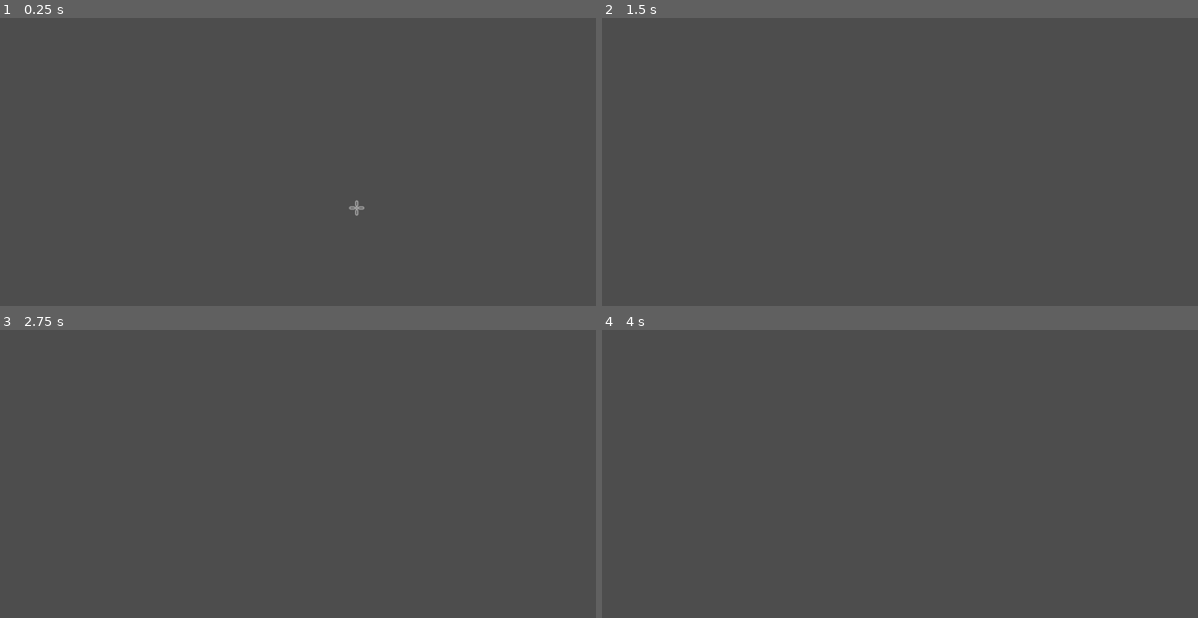
Above: before the commit, frames 1-4 (two rows, left to right).
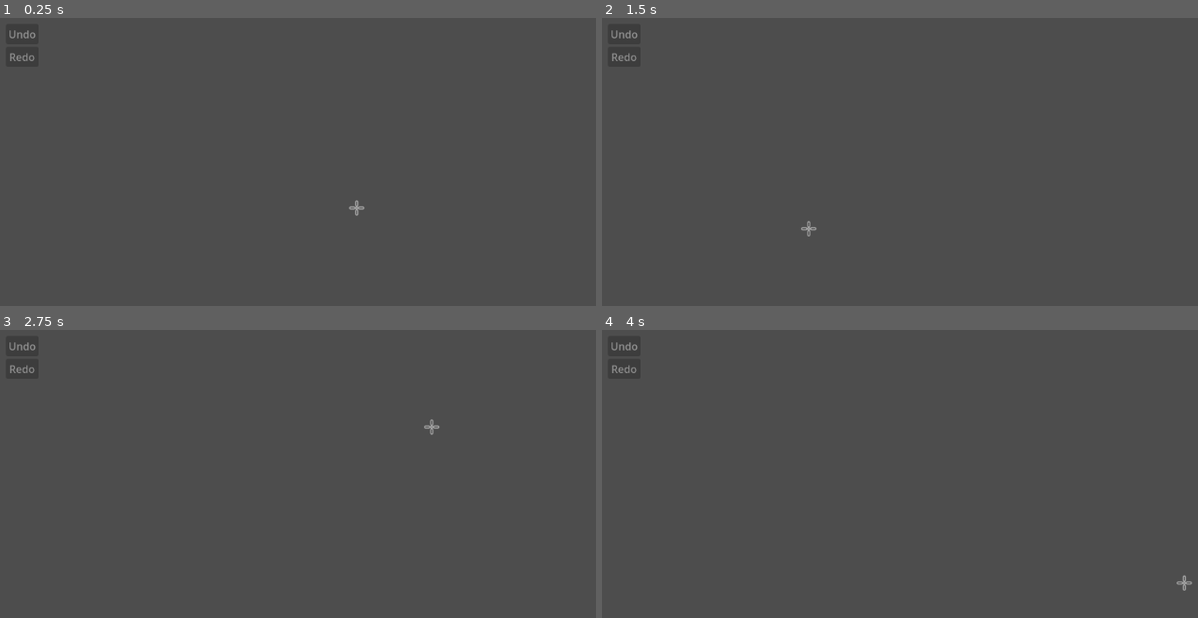
Above: after the commit, the same moments.

Repository: Ists-Cilveks/UNLWS-Renderer
Game: Godot game, scene res://Scripts/unlws_editor.tscn
Same seed, same stepped clock (60 frames per second), same inputs: the game is played once before the commit and once after it.
Inputs (mouse positions are in pixels of both pictures, inside the frame that each line leads up to):
- Up to frame 1 (0.25 s): no input
- Up to frame 2 (1.5 s): tap Enter (ui_accept) at 0.5, 0.77, 1.25 s; move the mouse to (1126, 187) at 0.52 s; move the mouse to (810, 228) at 1.27 s
- Up to frame 3 (2.75 s): tap Enter (ui_accept) at 1.52, 2 s; move the mouse to (429, 427) at 2.02 s
- Up to frame 4 (4 s): tap Enter (ui_accept) at 2.75, 3.02, 3.5, 3.77 s; move the mouse to (923, 603) at 2.77 s; move the mouse to (1186, 583) at 3.52 s

The runs differ from the first frame. In frame 1, less than 0.1% of the frame differs, in the area x 1-6%, y 4-15%; in frame 2, 0.1%, in the area x 1-36%, y 4-76%; in frame 3, 0.1%; in frame 4, 0.1%.

Commit message:
Add Undo_Redo and move selection outside the UILayer

Diff:
--- a/Scripts/Globals/EventBus.gd
+++ b/Scripts/Globals/EventBus.gd
@@ -1 +1,4 @@
 extends Node
+
+signal glyph_placed(glyph)
+signal glyph_name_selected(glyph_name)
--- /dev/null
+++ b/Scripts/Globals/UndoRedo.gd
@@ -0,0 +1,41 @@
+extends Node
+## A singleton for undo and redo actions.
+## In order to update button styling, call the custom functions
+## (commit_action_with_signals instead of commit_action etc.)
+## which send custom signals.
+
+var undo_redo = UndoRedo.new()
+
+signal undo_pressed
+signal out_of_undos
+signal gained_undo
+signal redo_pressed
+signal out_of_redos
+signal gained_redo
+
+func commit_action():
+	undo_redo.add_do_method(send_do_signals)
+	undo_redo.add_undo_method(send_undo_signals)
+	undo_redo.commit_action()
+
+
+func undo():
+	assert(undo_redo.has_undo())
+	if undo_redo.has_undo():
+		undo_redo.undo()
+
+func redo():
+	assert(undo_redo.has_redo())
+	if undo_redo.has_redo():
+		undo_redo.redo()
+
+
+func send_do_signals():
+	gained_undo.emit()
+	if not undo_redo.has_redo():
+		out_of_redos.emit()
+
+func send_undo_signals():
+	gained_redo.emit()
+	if not undo_redo.has_undo():
+		out_of_undos.emit()
--- a/Scripts/UI/GlyphSearch.gd
+++ b/Scripts/UI/GlyphSearch.gd
@@ -1,6 +1,4 @@
 extends Control
-
-signal glyph_name_selected(glyph_name)
 
 func erase_all_text():
 	$GlyphSearchEntry.text = ""
@@ -20,7 +18,7 @@
 	hide()
 
 func input_complete():
-	glyph_name_selected.emit($GlyphSearchEntry.text)
+	Event_Bus.glyph_name_selected.emit($GlyphSearchEntry.text)
 	cancel_input()
 
 func _input(event):
--- a/Scripts/UI/Mouse.gd
+++ b/Scripts/UI/Mouse.gd
@@ -1,4 +1,4 @@
-extends Control
+extends Node2D
 
 # Called every frame. 'delta' is the elapsed time since the previous frame.
 func _process(_delta):
@@ -6,11 +6,3 @@
 #	var lagged_target_pos = get_viewport().get_mouse_position()
 #	position = lagged_target_pos + (lagged_target_pos - old_pos)*0.5
 	position = get_viewport().get_mouse_position()
-
-func place_held_glyph(new_parent):
-	$HeldGlyph.place(new_parent)
-	$Cursor.show()
-
-func _on_glyph_search_glyph_name_selected(glyph_name):
-	$HeldGlyph.set_by_name(glyph_name)
-	$Cursor.hide()
--- /dev/null
+++ b/Scripts/UI/redo_button.gd
@@ -0,0 +1,14 @@
+extends Button
+
+func _ready():
+	Undo_Redo.out_of_redos.connect(disable)
+	Undo_Redo.gained_redo.connect(enable)
+
+func _on_pressed():
+	Undo_Redo.redo()
+
+func disable():
+	disabled = true
+
+func enable():
+	disabled = false
--- a/Scripts/UI/HeldGlyph.gd
+++ b/Scripts/UI/selected_glyphs.gd
@@ -3,6 +3,12 @@
 var glyph_instance_scene = preload("../Glyphs/glyph_instance.tscn")
 
 var glyphs = Glyph_List.glyphs
+
+func _process(_delta):
+#	var old_pos = position
+#	var lagged_target_pos = get_viewport().get_mouse_position()
+#	position = lagged_target_pos + (lagged_target_pos - old_pos)*0.5
+	position = get_viewport().get_mouse_position()
 
 func set_by_name(glyph_name):
 	remove()
@@ -19,7 +25,17 @@
 		if delete:
 			child.free()
 
-func place(new_parent):
+func place():
 	var children = get_children()
 	for child in children:
-		child.reparent(new_parent)
+		remove_child(child)
+		Event_Bus.glyph_placed.emit(child)
+
+
+func place_held_glyph(new_parent):
+	$HeldGlyph.place(new_parent)
+	$Cursor.show()
+
+func _on_glyph_search_glyph_name_selected(glyph_name):
+	$HeldGlyph.set_by_name(glyph_name)
+	$Cursor.hide()
--- /dev/null
+++ b/Scripts/UI/ui_layer.gd
@@ -0,0 +1 @@
+extends CanvasLayer
--- a/Scripts/UI/ui_layer.tscn
+++ b/Scripts/UI/ui_layer.tscn
@@ -1,11 +1,14 @@
-[gd_scene load_steps=5 format=3 uid="uid://sjoa8yoclxtp"]
+[gd_scene load_steps=7 format=3 uid="uid://sjoa8yoclxtp"]
 
 [ext_resource type="Script" path="res://Scripts/UI/GlyphSearch.gd" id="1_ns67w"]
-[ext_resource type="Script" path="res://Scripts/UI/Mouse.gd" id="2_8ys82"]
+[ext_resource type="Script" path="res://Scripts/UI/ui_layer.gd" id="1_yd5ga"]
+[ext_resource type="Script" path="res://Scripts/UI/mouse.gd" id="3_1ip1p"]
 [ext_resource type="Texture2D" uid="uid://b2d5w02d3vhtj" path="res://Images/Icons/Cursors/crosshair.svg" id="3_5ftf5"]
-[ext_resource type="Script" path="res://Scripts/UI/HeldGlyph.gd" id="4_v27g6"]
+[ext_resource type="Script" path="res://Scripts/UI/undo_button.gd" id="5_aa3he"]
+[ext_resource type="Script" path="res://Scripts/UI/redo_button.gd" id="6_lcx2g"]
 
 [node name="UILayer" type="CanvasLayer"]
+script = ExtResource("1_yd5ga")
 
 [node name="Camera" type="Camera2D" parent="."]
 zoom = Vector2(2, 2)
@@ -28,19 +31,31 @@
 placeholder_text = "Glyph name:"
 editable = false
 
-[node name="Mouse" type="Control" parent="."]
-layout_mode = 3
-anchors_preset = 0
-offset_left = 273.0
-offset_top = 162.0
-offset_right = 273.0
-offset_bottom = 162.0
-script = ExtResource("2_8ys82")
+[node name="Mouse" type="Node2D" parent="."]
+z_index = 2
+script = ExtResource("3_1ip1p")
 
 [node name="Cursor" type="Sprite2D" parent="Mouse"]
 texture = ExtResource("3_5ftf5")
 
-[node name="HeldGlyph" type="Node2D" parent="Mouse"]
-script = ExtResource("4_v27g6")
+[node name="GridContainer" type="GridContainer" parent="."]
+offset_left = 38.0
+offset_top = 41.0
+offset_right = 135.0
+offset_bottom = 612.0
 
-[connection signal="glyph_name_selected" from="GlyphSearch" to="Mouse" method="_on_glyph_search_glyph_name_selected"]
+[node name="Undo" type="Button" parent="GridContainer"]
+layout_mode = 2
+disabled = true
+text = "Undo"
+script = ExtResource("5_aa3he")
+
+[node name="Redo" type="Button" parent="GridContainer"]
+layout_mode = 2
+disabled = true
+text = "Redo
+"
+script = ExtResource("6_lcx2g")
+
+[connection signal="pressed" from="GridContainer/Undo" to="GridContainer/Undo" method="_on_pressed"]
+[connection signal="pressed" from="GridContainer/Redo" to="GridContainer/Redo" method="_on_pressed"]
--- /dev/null
+++ b/Scripts/UI/undo_button.gd
@@ -0,0 +1,14 @@
+extends Button
+
+func _ready():
+	Undo_Redo.out_of_undos.connect(disable)
+	Undo_Redo.gained_undo.connect(enable)
+
+func _on_pressed():
+	Undo_Redo.undo()
+
+func disable():
+	disabled = true
+
+func enable():
+	disabled = false
--- a/Scripts/unlws_editor.tscn
+++ b/Scripts/unlws_editor.tscn
@@ -1,7 +1,8 @@
-[gd_scene load_steps=3 format=3 uid="uid://css6xu7374m8y"]
+[gd_scene load_steps=4 format=3 uid="uid://css6xu7374m8y"]
 
 [ext_resource type="Script" path="res://Scripts/UNLWS_editor.gd" id="1_5jbj8"]
 [ext_resource type="PackedScene" uid="uid://sjoa8yoclxtp" path="res://Scripts/UI/ui_layer.tscn" id="2_qpyj2"]
+[ext_resource type="Script" path="res://Scripts/UI/selected_glyphs.gd" id="3_xo3q2"]
 
 [node name="UNLWSEditor" type="Control"]
 layout_mode = 3
@@ -13,3 +14,11 @@
 script = ExtResource("1_5jbj8")
 
 [node name="UILayer" parent="." instance=ExtResource("2_qpyj2")]
+
+[node name="Canvas" type="Node2D" parent="."]
+
+[node name="SelectedGlyphs" type="Node2D" parent="Canvas"]
+z_index = 1
+script = ExtResource("3_xo3q2")
+
+[node name="Glyphs" type="Node2D" parent="Canvas"]
--- a/project.godot
+++ b/project.godot
@@ -19,6 +19,7 @@
 
 Event_Bus="*res://Scripts/Globals/EventBus.gd"
 Glyph_List="*res://Scripts/Globals/GlyphList.gd"
+Undo_Redo="*res://Scripts/Globals/UndoRedo.gd"
 
 [filesystem]
 
